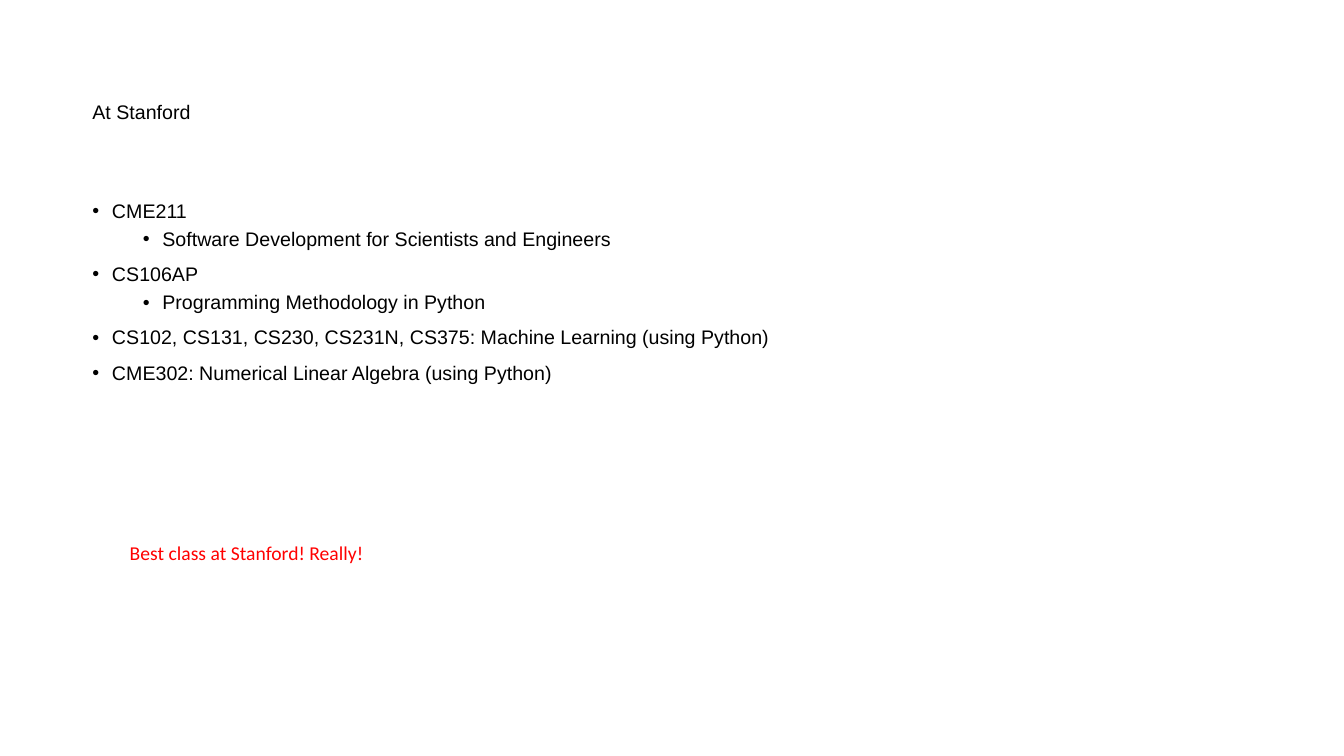
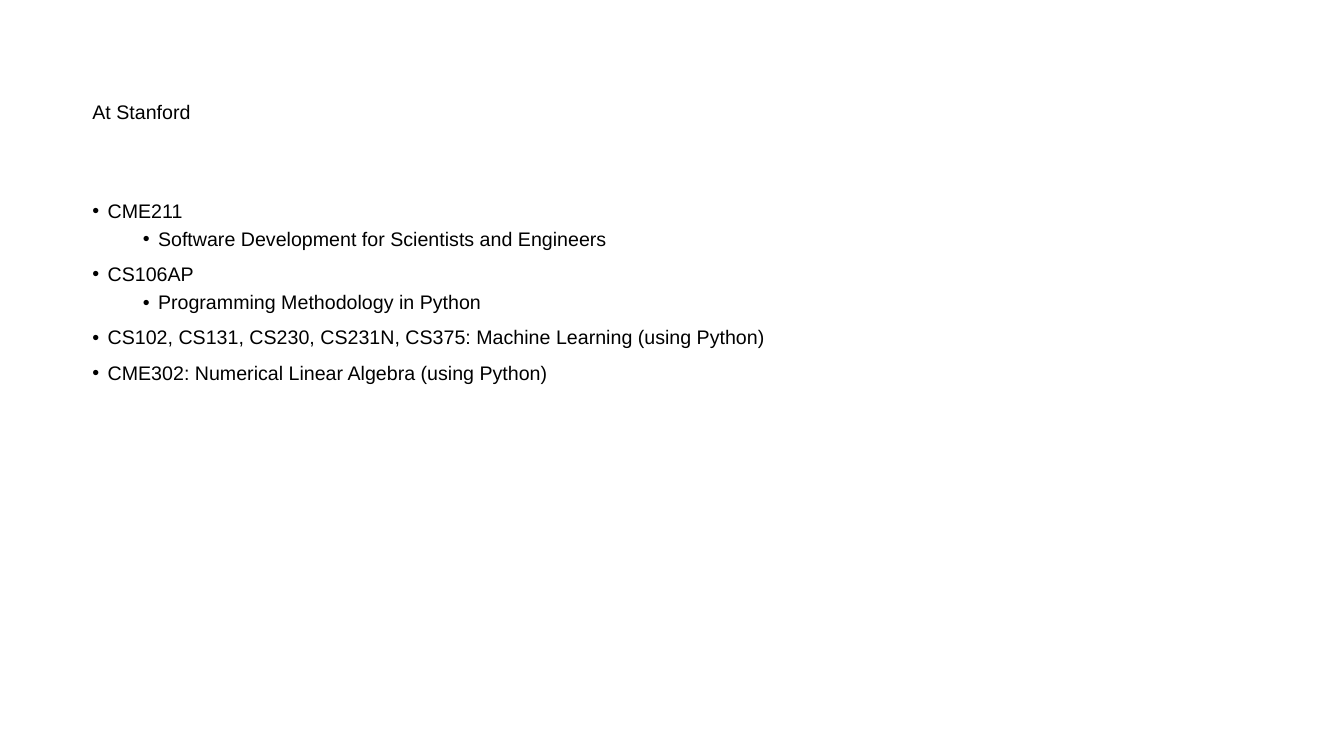
Before and after one commit to asantucci/Python-Workshop, a slide deck: slide 38 of slides.pptx (slide 40 before the commit). Drawn at 1344x756 pixels with LibreOffice and Linux fonts; fonts in the diff are those of the drawing. Boxes give left, top, right and bottom in pixels: in the first picture for what was removed or moved away, otherwise in the second. Text is boxed around its words. In the diff, an @@ line names an element or a change of style, - is before the commit and + after.

```diff
--- a/slides.pptx
+++ b/slides.pptx
@@ text "CME211" at (x1=108, y1=204, x2=765, y2=384): indent changed @@
@@ text removed at (x1=130, y1=546, x2=363, y2=563) @@
-Best class at Stanford! Really!
```
Also in this commit, not shown: 20 other slides changed, 1 slide added, 3 slides removed.
